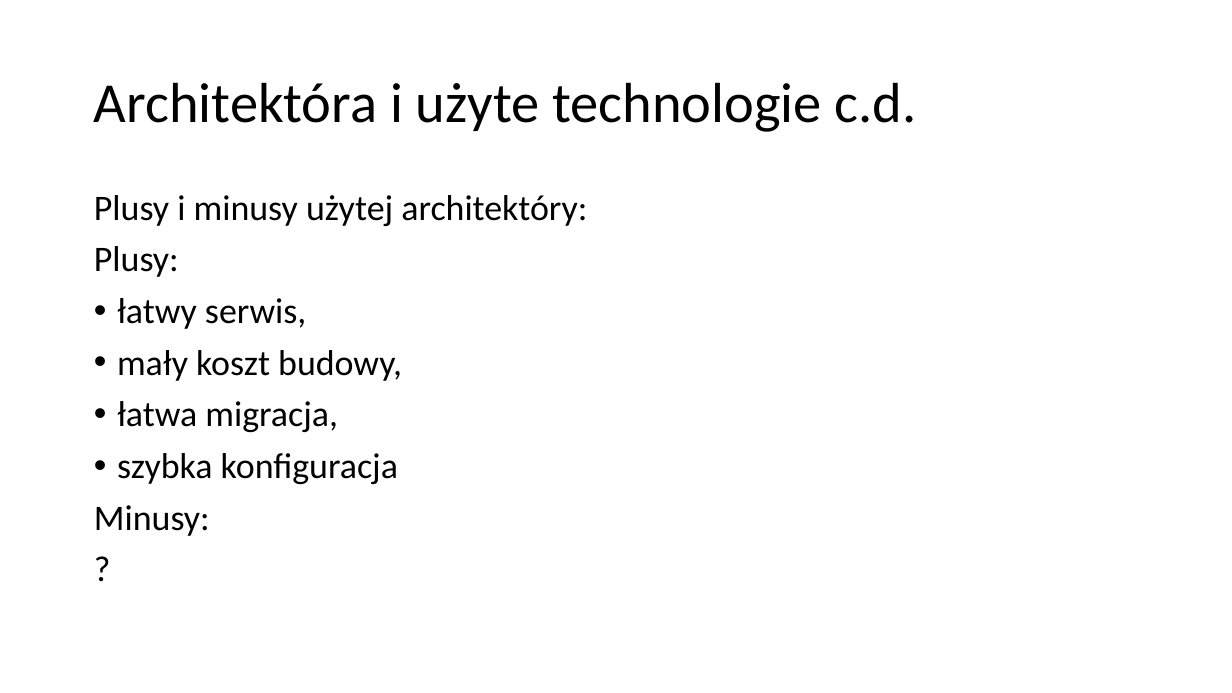
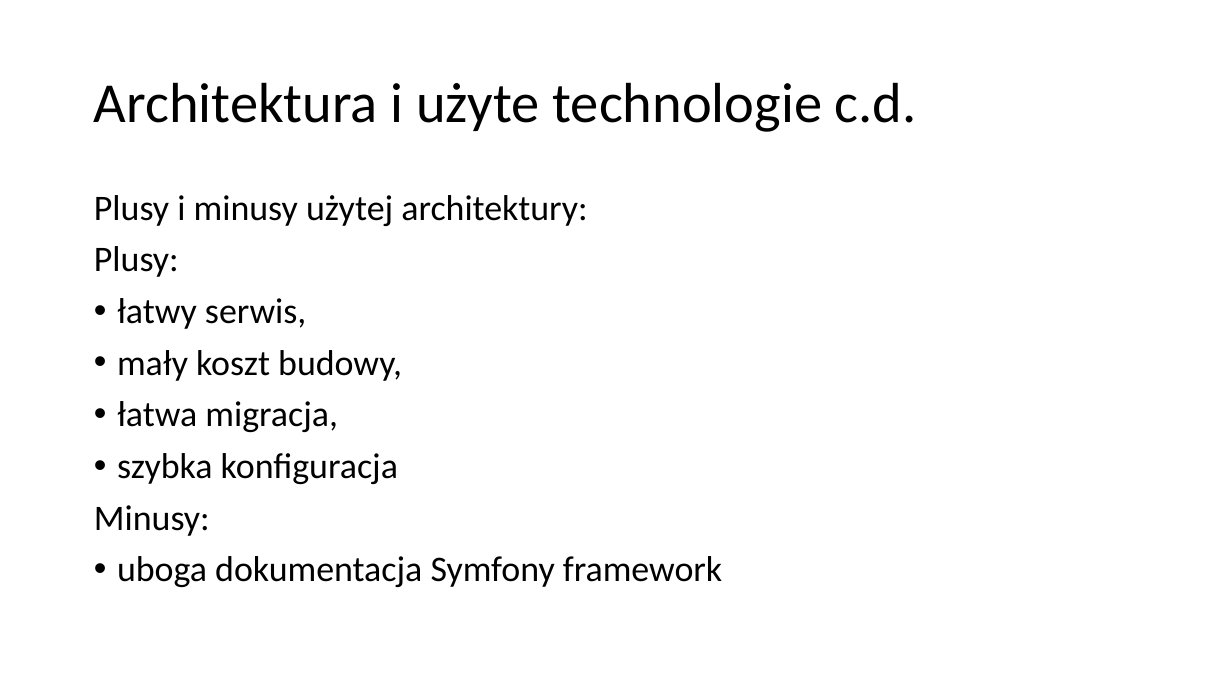
Before and after one commit to bjj-project/accommodation_announcements_documentation, a slide deck: slide 8 of accommodation_announcements_presentation.pptx. Drawn at 1232x693 pixels with LibreOffice and Linux fonts; fonts in the diff are those of the drawing. Boxes give left, top, right and bottom in pixels: in the first picture for what was removed or moved away, otherwise in the second. Text is boxed around its words. In the diff, an @@ line names an element or a change of style, - is before the commit and + after.

```diff
--- a/accommodation_announcements_presentation.pptx
+++ b/accommodation_announcements_presentation.pptx
@@ title at (94, 82, 917, 132): text changed @@
-Architektóra i użyte technologie c.d.
+Architektura i użyte technologie c.d.
@@ text at (94, 195, 587, 226): text changed @@
-Plusy i minusy użytej architektóry:
+Plusy i minusy użytej architektury:
@@ text at (117, 556, 722, 587): text changed @@
-?
+• uboga dokumentacja Symfony framework
```
Also in this commit, not shown: 5 other slides changed.
